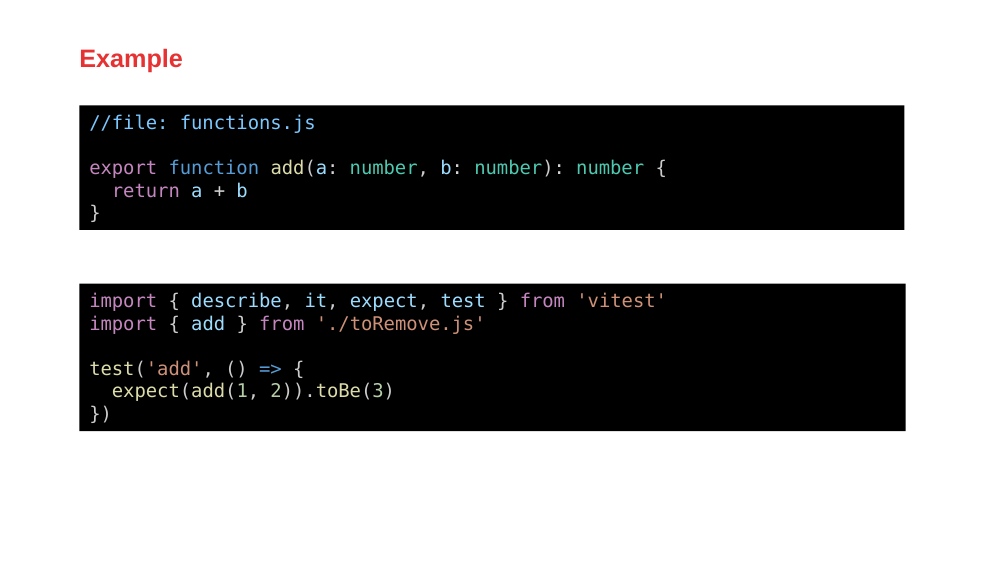
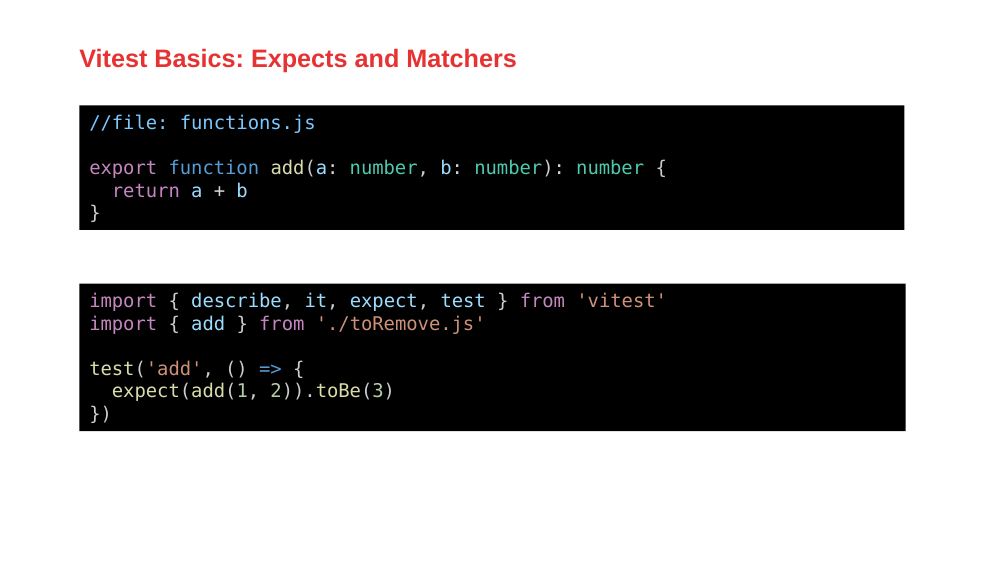
Before and after one commit to AMISConclusion/sig-typescript-unit-testing, a slide deck: slide 10 of typescript_unit_testing_with_vitest.pptx (slide 11 before the commit). Drawn at 1008x567 pixels with LibreOffice and Linux fonts; fonts in the diff are those of the drawing; background and template pictures are left out. Boxes give left, top, right and bottom in pixels: in the first picture for what was removed or moved away, otherwise in the second. Text is boxed around its words. In the diff, an @@ line names an element or a change of style, - is before the commit and + after.

```diff
--- a/typescript_unit_testing_with_vitest.pptx
+++ b/typescript_unit_testing_with_vitest.pptx
@@ title at [79,48,517,72]: text changed @@
-Example
+Vitest Basics: Expects and Matchers
```
Also in this commit, not shown: 1 other slide changed, 2 slides added, 4 slides removed.
